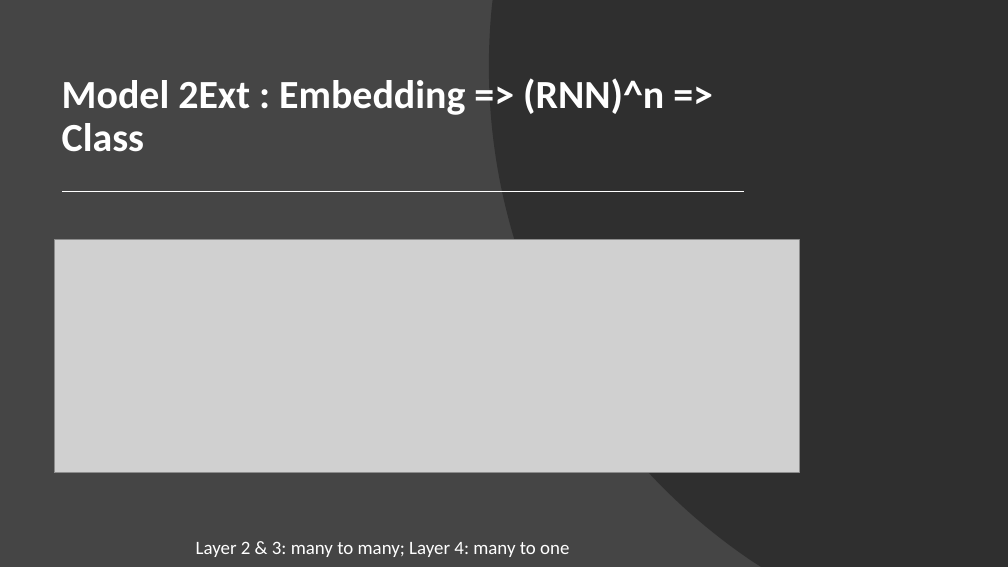
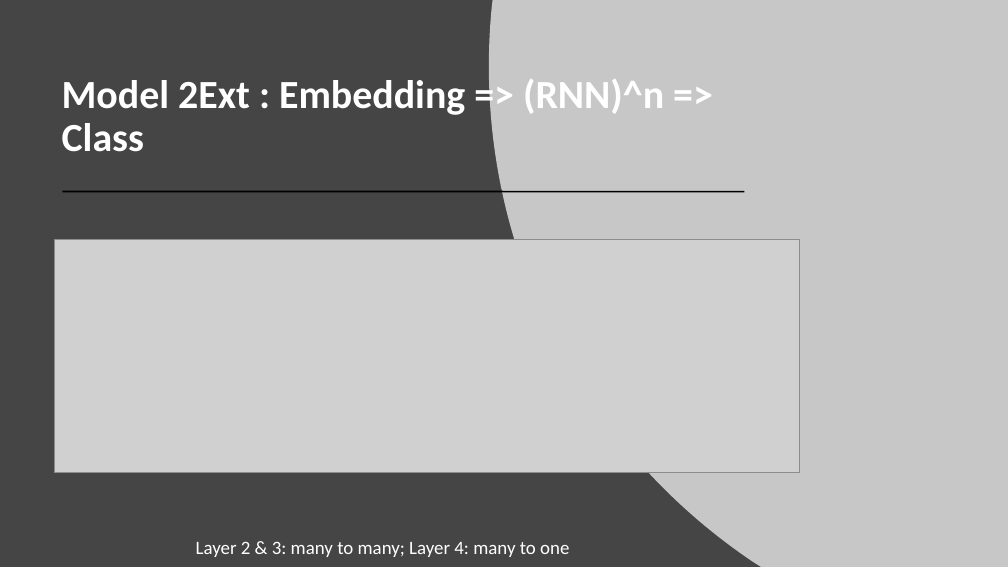
Before and after one commit to ravikg/deep-learning-nlp-kaggle-toxic-comment, a slide deck: slide 50 of ppt/workshop.pptx (slide 48 before the commit). Drawn at 1008x567 pixels with LibreOffice and Linux fonts; fonts in the diff are those of the drawing; grey boxes stand for pictures. Boxes give left, top, right and bottom in pixels: in the first picture for what was removed or moved away, otherwise in the second. Text is boxed around its words. In the diff, an @@ line names an element or a change of style, - is before the commit and + after.

```diff
--- a/ppt/workshop.pptx
+++ b/ppt/workshop.pptx
@@ freeform shape at (489, 0, 1008, 567): fill #262626 at 70% opacity to #FFFFFF at 70% opacity @@
@@ line removed from (64, 191) to (744, 191) @@
@@ freeform shape added at (64, 191, 744, 191), outline #000000 1.5 pt @@
```
Also in this commit, not shown: 51 other slides changed, 2 slides added, 3 other files.
